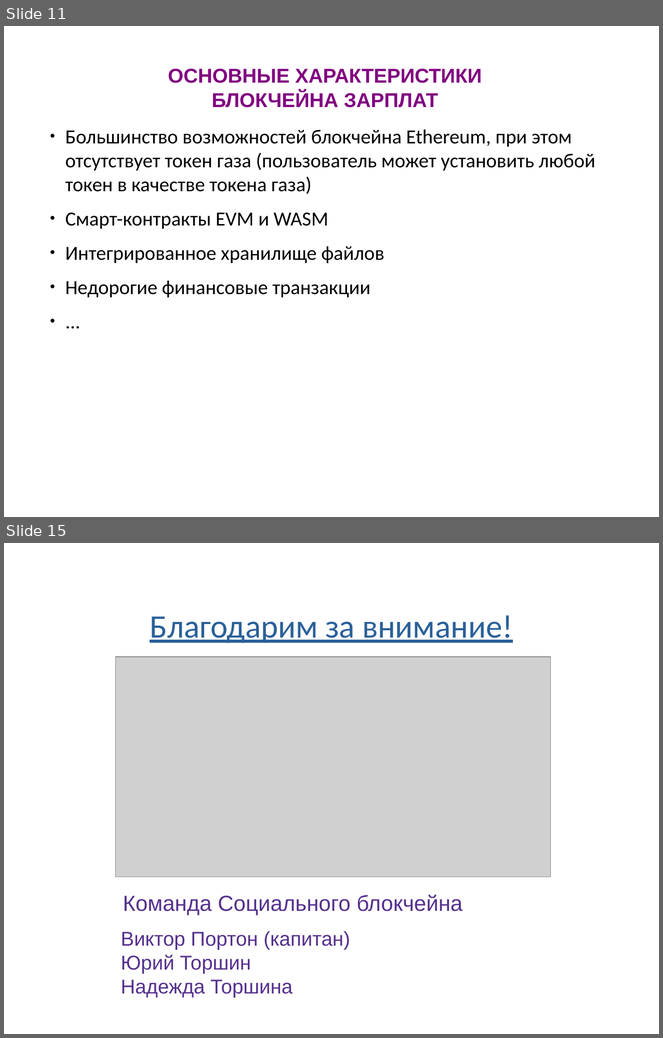
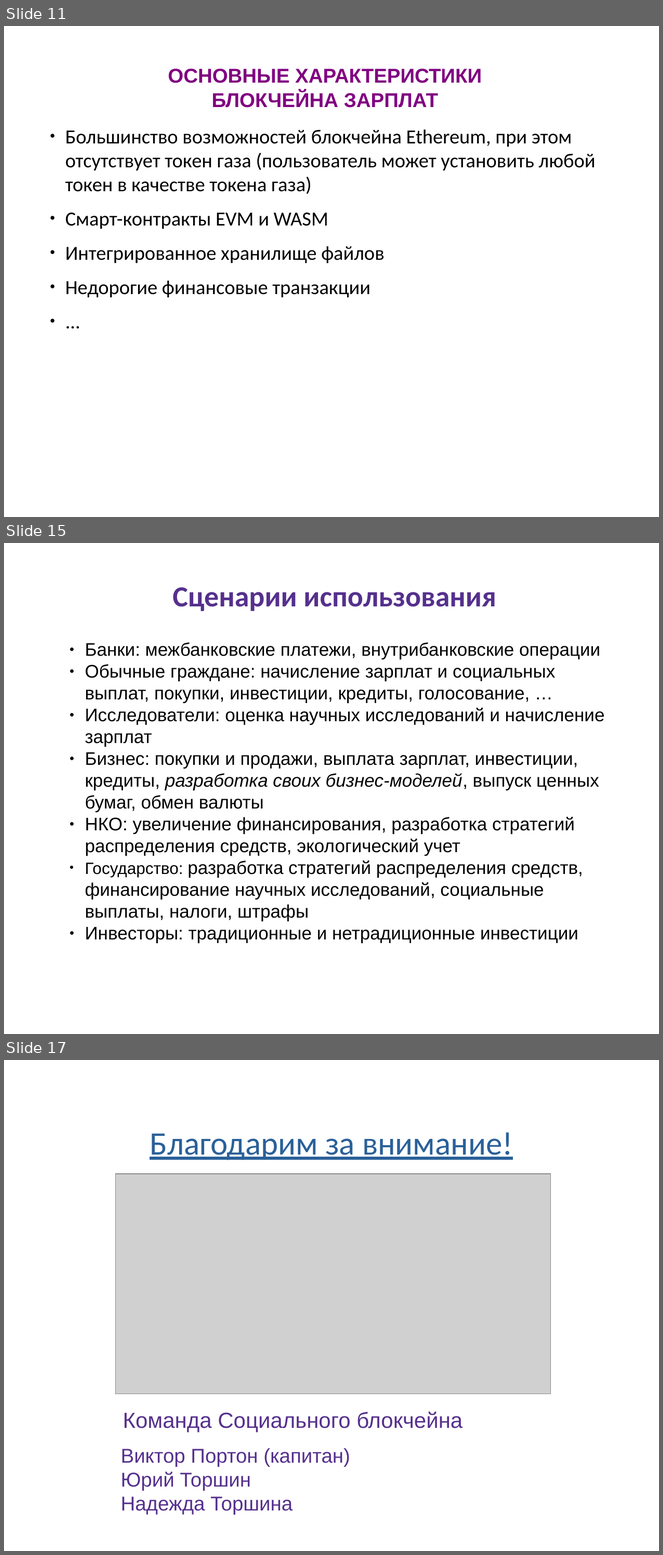
Before and after one commit to vporton/digital-breakthrough-2021, a slide deck: Цифровой-Прорыв.odp. Shown one above the other, each under a label of ours: slides 11 and 15 before the commit, slides 11, 15 and 17 after it; the slides between them are not shown. The pictures are 663x1038 and 663x1555 pixels, drawn with LibreOffice and Linux fonts; fonts in the diff are those of the drawing; grey boxes stand for pictures. Boxes give left, top, right and bottom in pixels: in the first picture for what was removed or moved away, otherwise in the second. Text is boxed around its words. In the diff, an @@ line names an element or a change of style, - is before the commit and + after.

```diff
--- a/Цифровой-Прорыв.odp
+++ b/Цифровой-Прорыв.odp
@@ slide 15 added at bbox=[4, 543, 659, 1034], background #FFFFFF @@
@@ text added at bbox=[172, 587, 496, 611], 32 pt, text #55308D, bold @@
+Сценарии использования
@@ text added at bbox=[85, 642, 605, 943], 20 pt, text #000000 @@
+● Банки: межбанковские платежи, внутрибанковские операции
+● Обычные граждане: начисление зарплат и социальных выплат, покупки, инвестиции, кредиты, голосование, …
+● Исследователи: оценка научных исследований и начисление зарплат
+● Бизнес: покупки и продажи, выплата зарплат, инвестиции, кредиты, разработка своих бизнес-моделей, выпуск ценных бумаг, обмен валюты
+● НКО: увеличение финансирования, разработка стратегий распределения средств, экологический учет
+● Государство: разработка стратегий распределения средств, финансирование научных исследований, социальные выплаты, налоги, штрафы
+● Инвесторы: традиционные и нетрадиционные инвестиции
@@ what was slide 15 is now slide 17 @@
```
Also in this commit, not shown: 5 slides changed, 1 other slide added, 1 other file.
